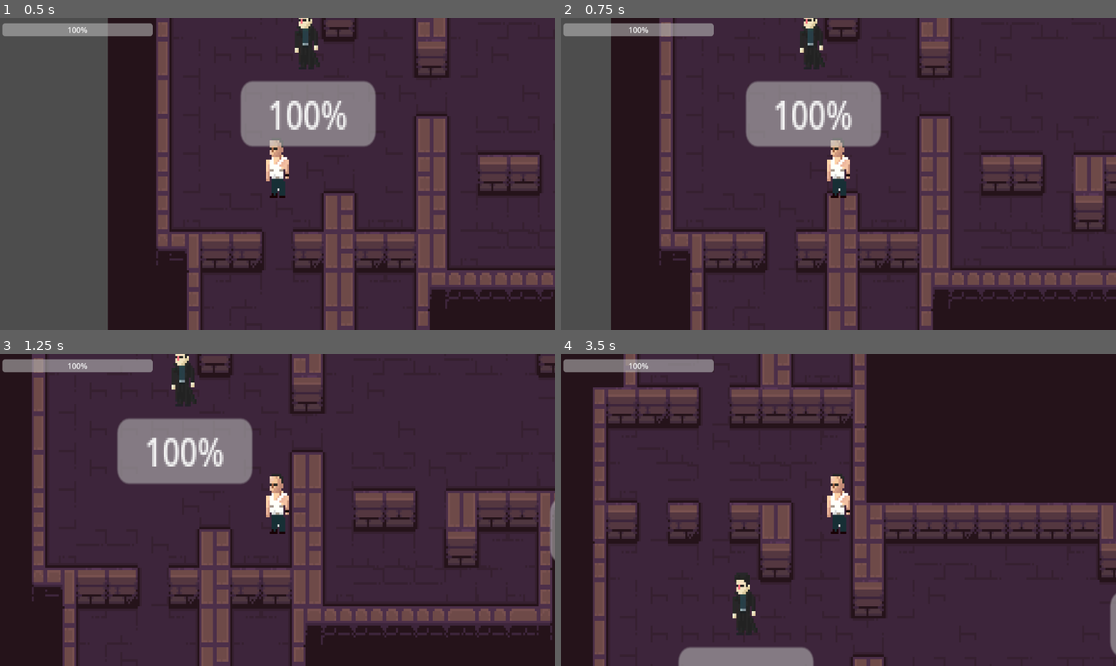
Above: before the commit, frames 1-4 (two rows, left to right).
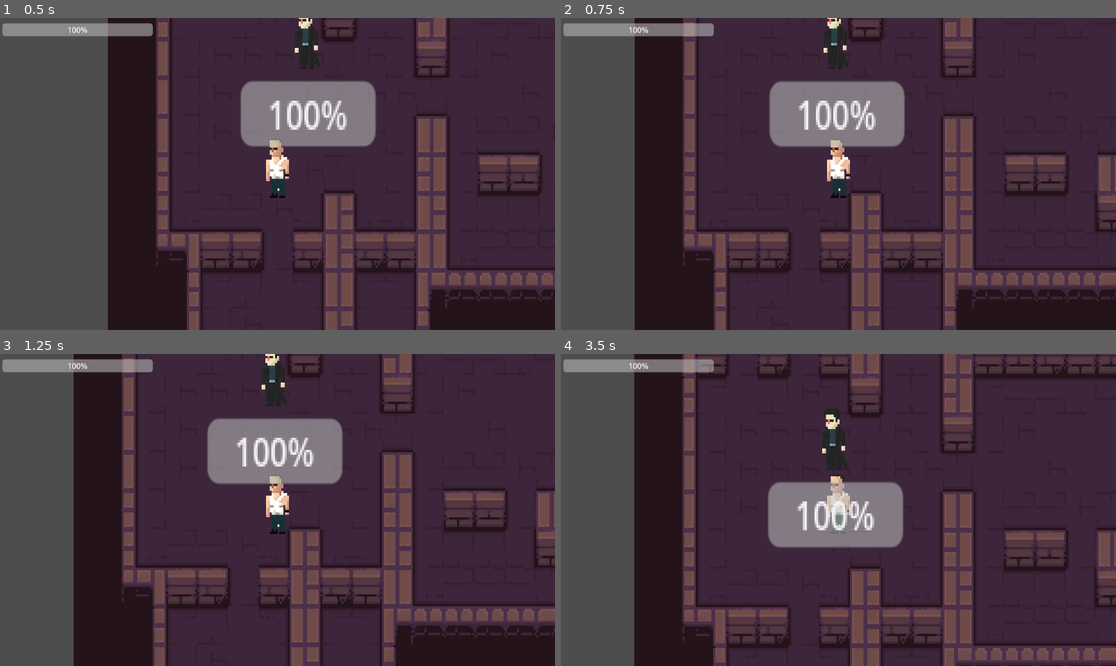
Above: after the commit, the same moments.

Repository: ante-perkovic/ludum-dare
Game: Godot game, scene res://Scenes/Game.tscn
Same seed, same stepped clock (60 frames per second), same inputs: the game is played once before the commit and once after it.
Inputs (mouse positions are in pixels of both pictures, inside the frame that each line leads up to):
- Up to frame 1 (0.5 s): no input
- Up to frame 2 (0.75 s): move the mouse to (960, 158) at 0.52 s; hold D (right) from 0.53 s (still down); hold E (interact) from 0.53 s (still down)
- Up to frame 3 (1.25 s): keep holding D (right); keep holding E (interact); click (399, 494) at 0.8 s
- Up to frame 4 (3.5 s): move the mouse to (727, 525) at 1.27 s; release D (right) at 1.28 s; release E (interact) at 1.28 s; hold S (down) 1.28-2.03 s; click (727, 525) at 1.35 s; tap Ctrl (crouch, bound only after the commit) at 1.55 s; move the mouse to (894, 441) at 2.02 s; hold D (right) 2.03-2.78 s; hold Ctrl (crouch, bound only after the commit) 2.03-2.78 s; tap E (interact) at 2.3, 2.85 s; move the mouse to (810, 572) at 2.77 s; hold W (up) from 2.78 s (still down); click (810, 572) at 3.05 s

Frame 1 is identical in both runs. In frame 2, 25% of the frame differs, in the area x 9-100%, y 0-100%; in frame 3, 43%; in frame 4, 60%, in the area x 0-100%, y 0-100%.

Commit message:
player can crouch

Diff:
--- a/ludumdaregame/Characters/player.gd
+++ b/ludumdaregame/Characters/player.gd
@@ -2,6 +2,10 @@
 @export var player_move_speed: float = 150
 @export var projectile_scene: PackedScene = preload("res://Characters/projectile.tscn")
 var health: int = 100
+
+var PLAYER_MOVE_SPEED_CROUCH = 50
+var PLAYER_MOVE_SPEED_DEFAULT = 150
+var PLAYER_MOVE_SPEED_SPRINT = 225
 
 func _physics_process(_delta):
 	#Get input direction
@@ -20,10 +24,23 @@
 
 # checks input events
 func _input(event: InputEvent) -> void:
+
+	# action - shoot
 	if event.is_action_pressed("shoot"):
 		shoot_projectile()
+
+	# action - interact
 	if event.is_action_pressed("interact"):
 		interact_with_npc()
+
+	# action - crouch
+	if event.is_action_pressed("crouch"):
+		$CollisionShape2D.shape.set_size(Vector2(12, 10))
+		player_move_speed = PLAYER_MOVE_SPEED_CROUCH
+
+	if event.is_action_released("crouch"):
+		$CollisionShape2D.shape.set_size(Vector2(12, 25))
+		player_move_speed = PLAYER_MOVE_SPEED_DEFAULT
 
 # function for shooting
 func shoot_projectile():
--- a/ludumdaregame/Characters/player.tscn
+++ b/ludumdaregame/Characters/player.tscn
@@ -4,7 +4,7 @@
 [ext_resource type="Script" uid="uid://cy2fyjv64so4l" path="res://Characters/player.gd" id="1_eovys"]
 
 [sub_resource type="RectangleShape2D" id="RectangleShape2D_5mj4t"]
-size = Vector2(14, 14)
+size = Vector2(12.5, 26)
 
 [sub_resource type="CircleShape2D" id="CircleShape2D_eovys"]
 radius = 58.0
@@ -16,10 +16,11 @@
 texture = ExtResource("1_5mj4t")
 
 [node name="CollisionShape2D" type="CollisionShape2D" parent="." groups=["player"]]
-position = Vector2(0.5, -3)
+position = Vector2(0, -2)
 shape = SubResource("RectangleShape2D_5mj4t")
 
 [node name="InteractionArea" type="Area2D" parent="."]
+visible = false
 
 [node name="CollisionShape2D" type="CollisionShape2D" parent="InteractionArea"]
 shape = SubResource("CircleShape2D_eovys")
--- a/ludumdaregame/project.godot
+++ b/ludumdaregame/project.godot
@@ -67,6 +67,11 @@
 "events": [Object(InputEventKey,"resource_local_to_scene":false,"resource_name":"","device":-1,"window_id":0,"alt_press …(192 unchanged characters)…
 ]
 }
+crouch={
+"deadzone": 0.2,
+"events": [Object(InputEventKey,"resource_local_to_scene":false,"resource_name":"","device":-1,"window_id":0,"alt_pressed":false,"shift_pressed":false,"ctrl_pressed":false,"meta_pressed":false,"pressed":false,"keycode":0,"physical_keycode":4194326,"key_label":0,"unicode":0,"location":0,"echo":false,"script":null)
+]
+}
 
 [rendering]
 
